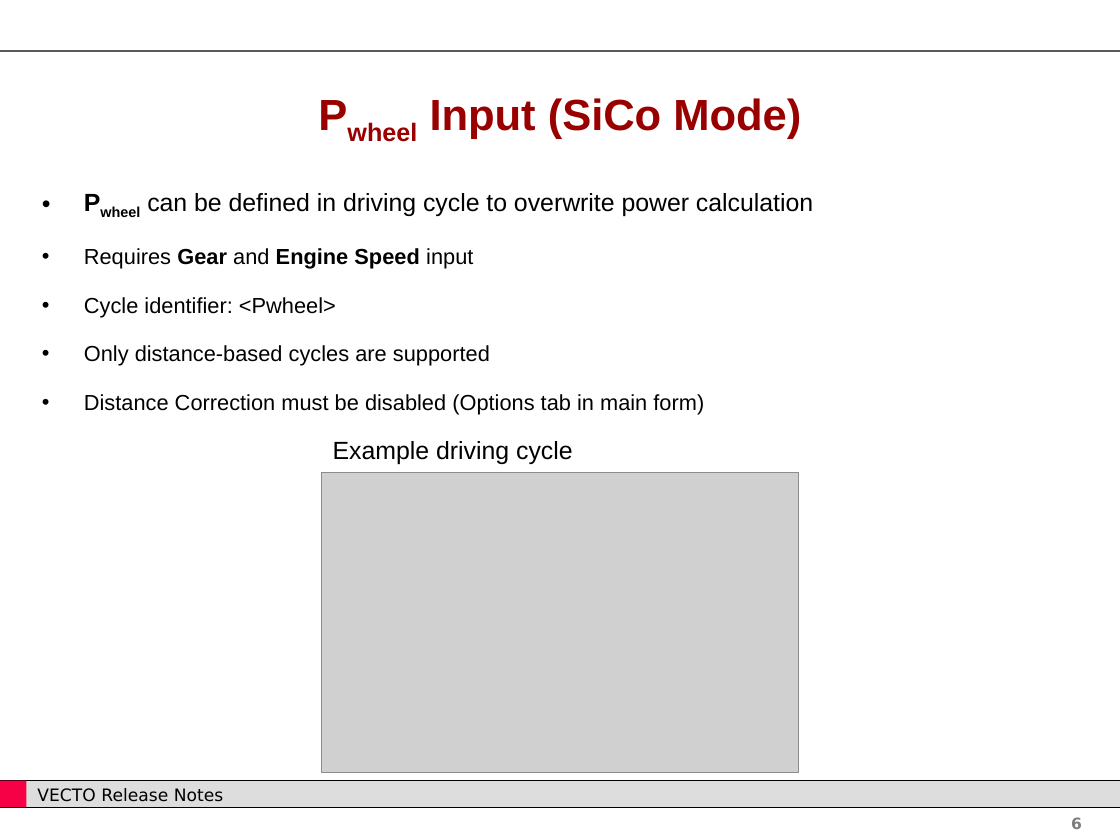
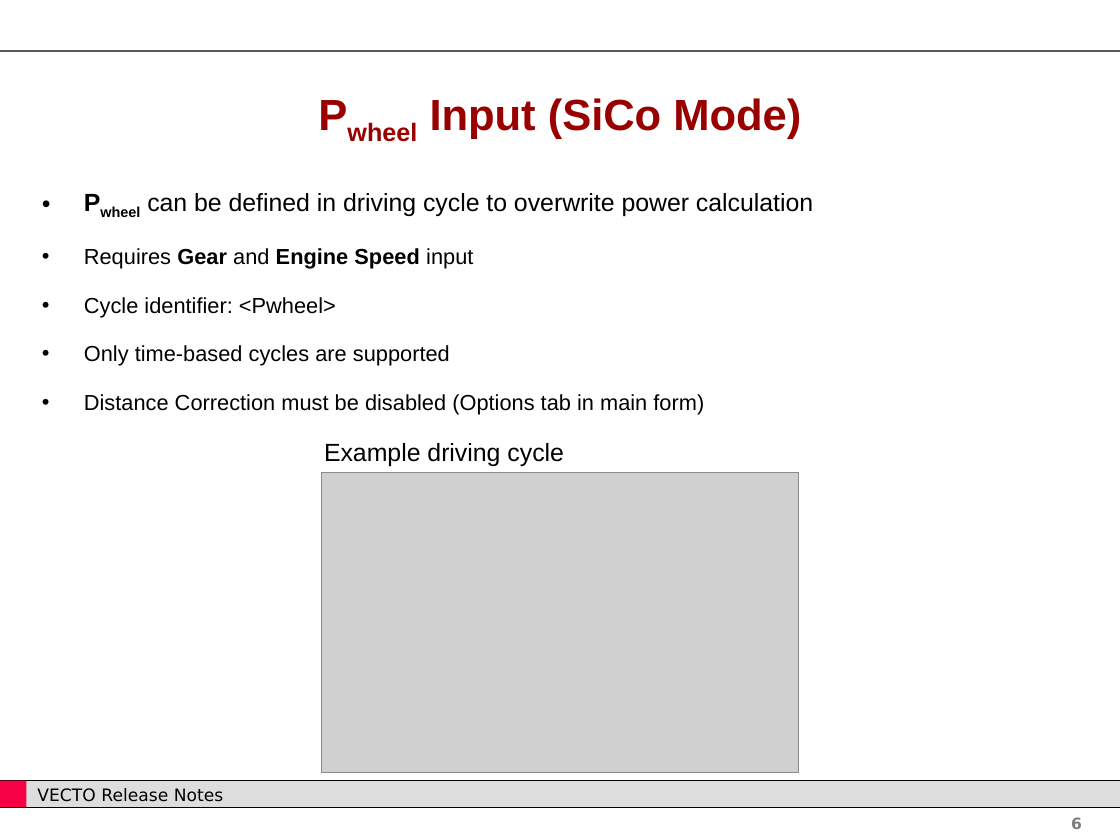
Before and after one commit to CLIMA-VECTO/vecto-sim, a slide deck: slide 6 of User Manual Source/Release Notes V2.1.pptx. Drawn at 1120x840 pixels with LibreOffice and Linux fonts; fonts in the diff are those of the drawing; grey boxes stand for pictures; background and template pictures are left out. Boxes give left, top, right and bottom in pixels: in the first picture for what was removed or moved away, otherwise in the second. Text is boxed around its words. In the diff, an @@ line names an element or a change of style, - is before the commit and + after.

```diff
--- a/User Manual Source/Release Notes V2.1.pptx
+++ b/User Manual Source/Release Notes V2.1.pptx
@@ text at (84,345,450,366): text changed @@
-• Only distance-based cycles are supported
+• Only time-based cycles are supported
@@ text "Example driving cycle": place and size @@
-text "Example driving cycle" at (333,441,573,464)
+text "Example driving cycle" at (324,443,564,466)
```
Also in this commit, not shown: 1 other slide changed, 9 other files.
